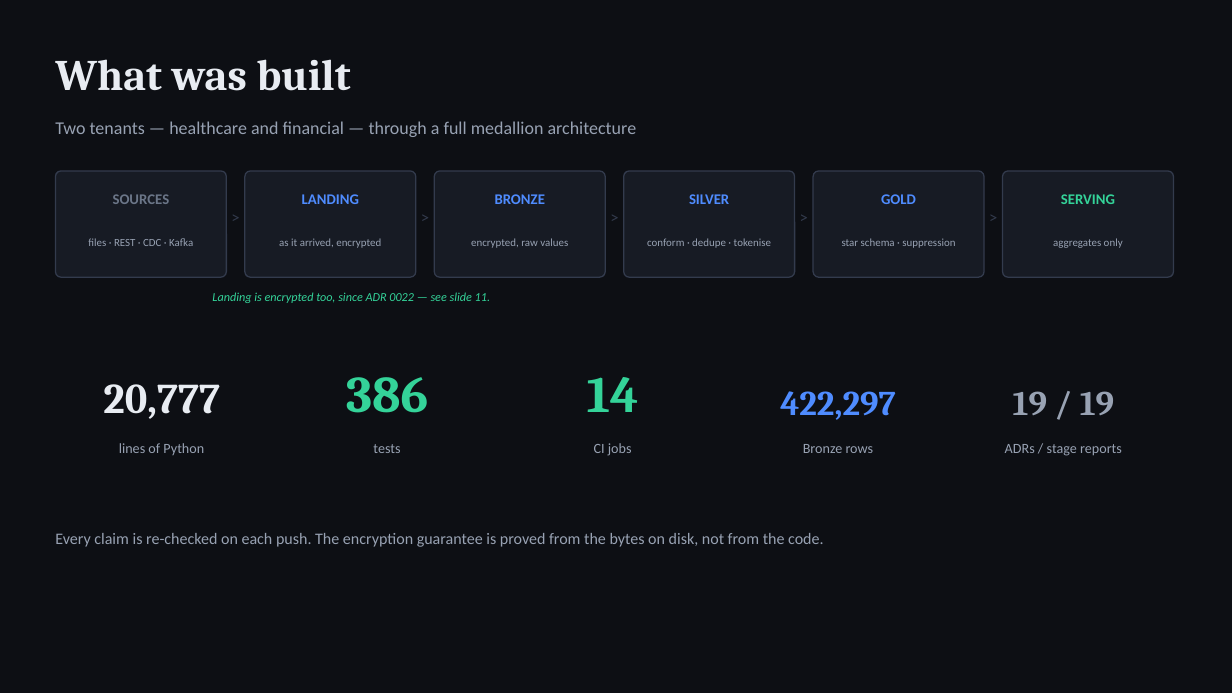
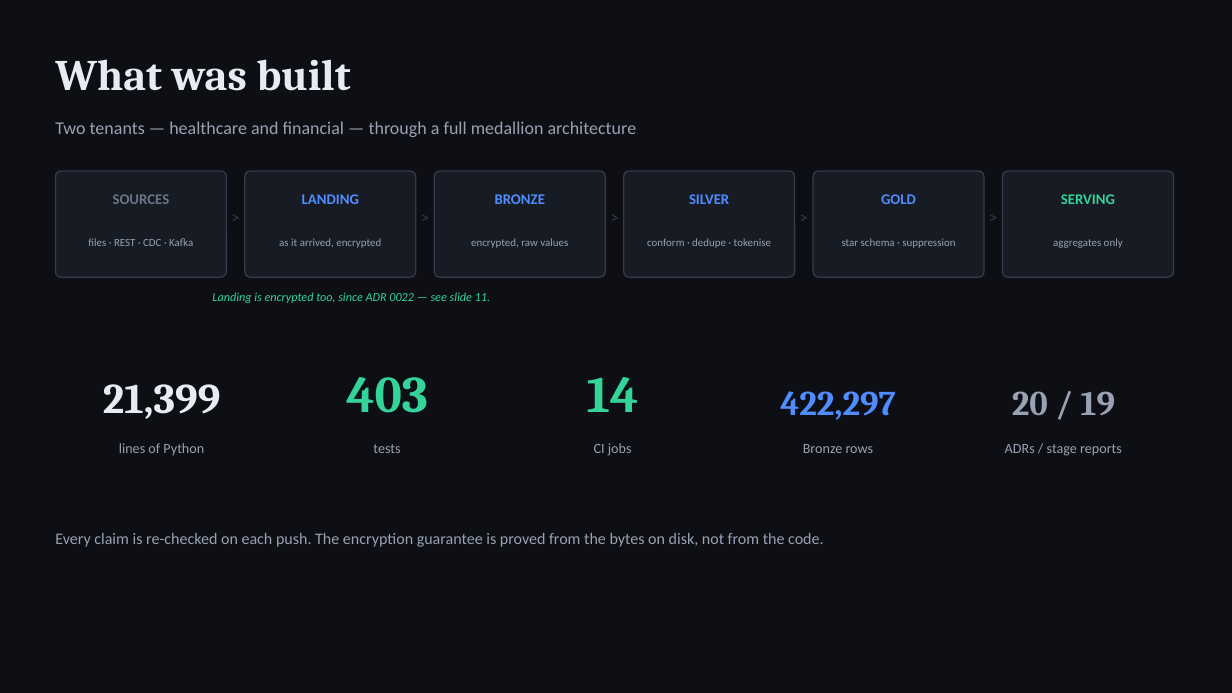
Before and after one commit to arpittomar246/confidentia, a slide deck: slide 3 of docs/report/confidentia-viva.pptx. Drawn at 1232x693 pixels with LibreOffice and Linux fonts; fonts in the diff are those of the drawing. Boxes give left, top, right and bottom in pixels: in the first picture for what was removed or moved away, otherwise in the second. Text is boxed around its words. In the diff, an @@ line names an element or a change of style, - is before the commit and + after.

```diff
--- a/docs/report/confidentia-viva.pptx
+++ b/docs/report/confidentia-viva.pptx
@@ text at [103,384,220,419]: text changed @@
-20,777
+21,399
@@ text at [346,377,428,413]: text changed @@
-386
+403
@@ text at [1012,391,1115,415]: text changed @@
-19 / 19
+20 / 19
```
Also in this commit, not shown: 2 other slides changed, 14 other files.
